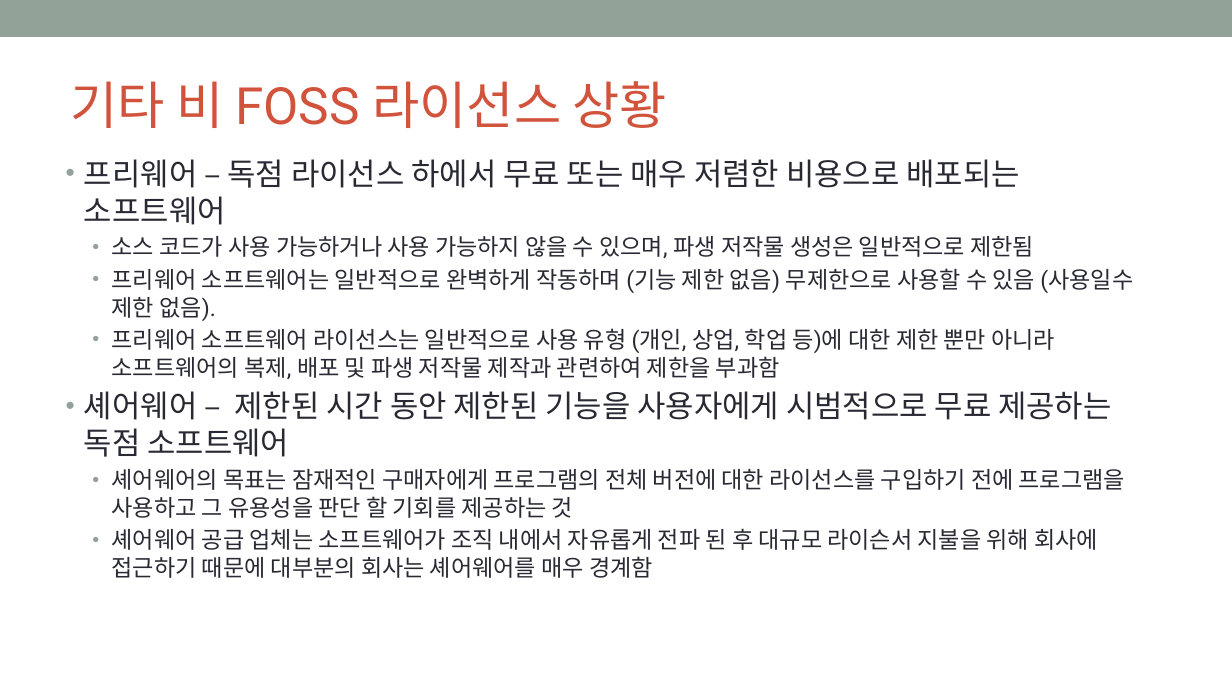
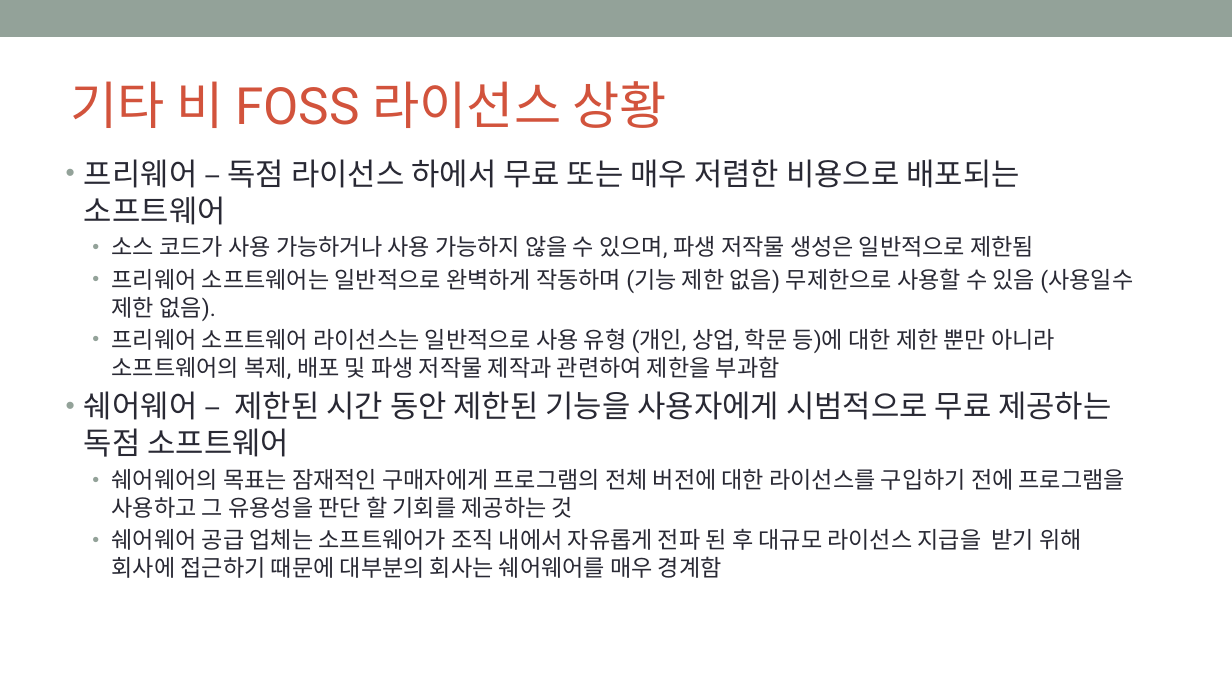
Before and after one commit to OpenChain-KWG/Curriculum-Translation-KR, a slide deck: slide 17 of target/slides/openchain-curriculum-for-1-1.pptx. Drawn at 1232x693 pixels with LibreOffice and Linux fonts; fonts in the diff are those of the drawing; background and template pictures are left out. Boxes give left, top, right and bottom in pixels: in the first picture for what was removed or moved away, otherwise in the second. Text is boxed around its words. In the diff, an @@ line names an element or a change of style, - is before the commit and + after.

```diff
--- a/target/slides/openchain-curriculum-for-1-1.pptx
+++ b/target/slides/openchain-curriculum-for-1-1.pptx
@@ text at bbox=[84, 328, 1125, 578]: text changed @@
-  • 프리웨어 소프트웨어 라이선스는 일반적으로 사용 유형 (개인, 상업, 학업 등)에 대한 제한 뿐만 아니라 소프트웨어의 복제, 배포 및 파생 저작물 제작과 관련하여 제한을 부과함
-• 셰어웨어 – 제한된 시간 동안 제한된 기능을 사용자에게 시범적으로 무료 제공하는 독점 소프트웨어
-  • 셰어웨어의 목표는 잠재적인 구매자에게 프로그램의 전체 버전에 대한 라이선스를 구입하기 전에 프로그램을 사용하고 그 유용성을 판단 할 기회를 제공하는 것
-  • 셰어웨어 공급 업체는 소프트웨어가 조직 내에서 자유롭게 전파 된 후 대규모 라이슨서 지불을 위해 회사에 접근하기 때문에 대부분의 회사는 셰어웨어를 매우 경계함
+  • 프리웨어 소프트웨어 라이선스는 일반적으로 사용 유형 (개인, 상업, 학문 등)에 대한 제한 뿐만 아니라 소프트웨어의 복제, 배포 및 파생 저작물 제작과 관련하여 제한을 부과함
+• 쉐어웨어 – 제한된 시간 동안 제한된 기능을 사용자에게 시범적으로 무료 제공하는 독점 소프트웨어
+  • 쉐어웨어의 목표는 잠재적인 구매자에게 프로그램의 전체 버전에 대한 라이선스를 구입하기 전에 프로그램을 사용하고 그 유용성을 판단 할 기회를 제공하는 것
+  • 쉐어웨어 공급 업체는 소프트웨어가 조직 내에서 자유롭게 전파 된 후 대규모 라이선스 지급을 받기 위해 회사에 접근하기 때문에 대부분의 회사는 쉐어웨어를 매우 경계함
```
Also in this commit, not shown: 53 other slides changed, 14 slides added, 14 slides removed, 8 other files.
